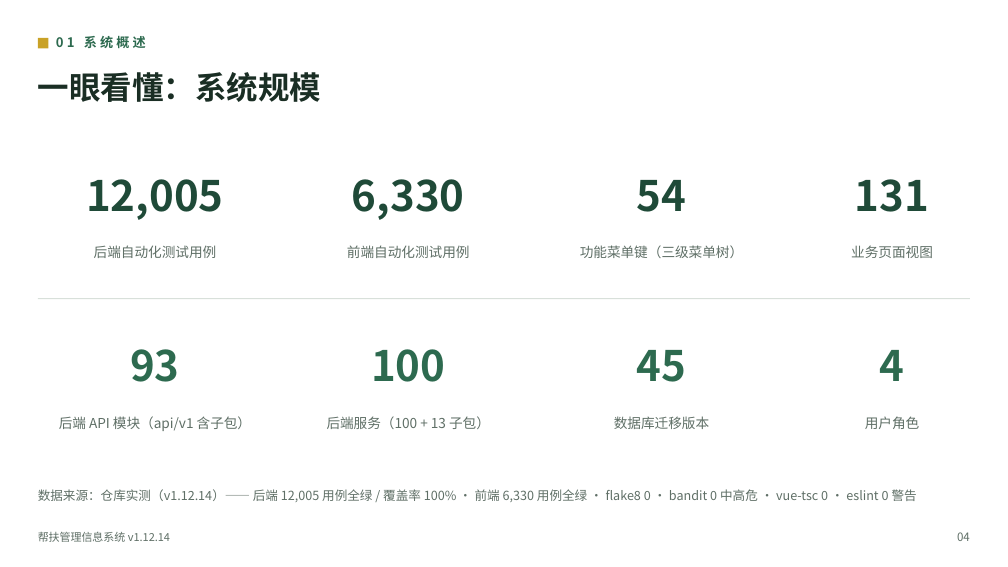
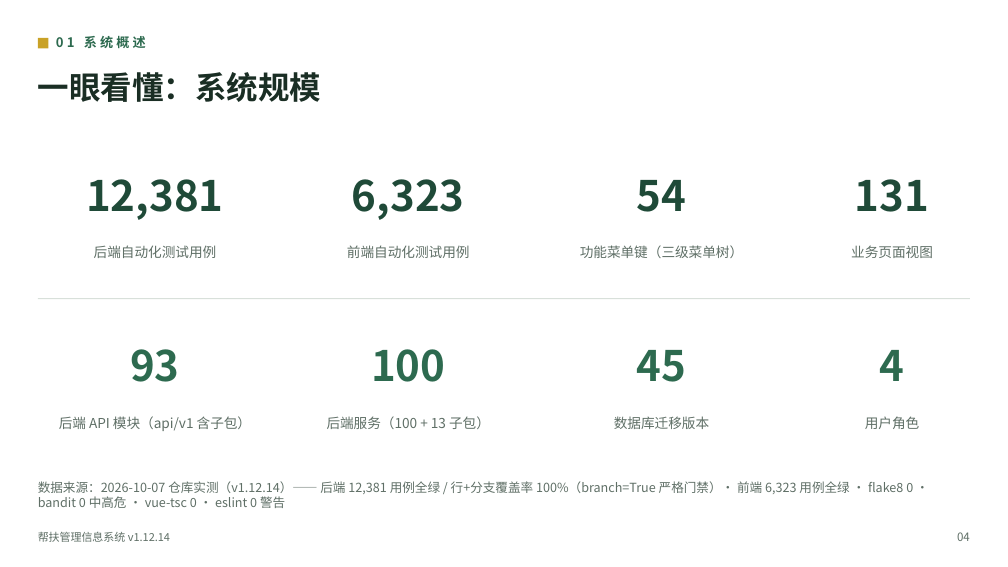
Before and after one commit to lzh745200/MRRS, a slide deck: slide 6 of docs/帮扶管理信息系统介绍.pptx. Drawn at 1008x567 pixels with LibreOffice and Linux fonts; fonts in the diff are those of the drawing. Boxes give left, top, right and bottom in pixels: in the first picture for what was removed or moved away, otherwise in the second. Text is boxed around its words. In the diff, an @@ line names an element or a change of style, - is before the commit and + after.

Commit message:
docs: 文档与 PPT 全量同步至 2026-10-07 实测口径（分支覆盖 100% 门禁上线）
- 用例口径：后端 12,381（collect 实测，621 文件）/ 前端 6,323（299 文件，
  三片分片全量实测 2148+1966+2209，0 skip）/ 合计 18,704；
- 新增成就：分支覆盖 100% 全局严格门禁（.coveragerc branch=True +
  fail_under=100 + 棘轮基线 100.0；96.70% → 100%，3 个文档化不可达弧
  带理由豁免，CI 双遍 22 分钟通过）；
- 更新范围：README（头部版本 v1.12.12→v1.12.14、徽章、质量表 + 分支覆盖行、
  验证行 2026-10-07）/ 项目文件结构说明.md（5 处）/ docs/build_ppt.js（10 处）
  / AGENTS.md（快速命令注记）/ CHANGELOG.md（新增 [Unreleased] 段落）；
- 重建两份同名 PPTX（md5 一致，854,104B），XML 抽查新数字就位、旧数字 0 命中；
- 流程：工程师寇豆码实现 + 两轮修正，QA 严过关两轮独立复验（路由 NoOne）；
  CHANGELOG 历史段落（1.12.14 及以前）刻意保留旧口径。

```diff
--- a/docs/帮扶管理信息系统介绍.pptx
+++ b/docs/帮扶管理信息系统介绍.pptx
@@ text at [86, 179, 223, 220]: text changed @@
-12,005
+12,381
@@ text at [352, 179, 465, 220]: text changed @@
-6,330
+6,323
@@ text at [38, 481, 913, 508]: text changed @@
-数据来源：仓库实测（v1.12.14）—— 后端 12,005 用例全绿 / 覆盖率 100% · 前端 6,330 用例全绿 · flake8 0 · bandit 0 中高危 · vue-tsc 0 · eslint 0 警告
+数据来源：2026-10-07 仓库实测（v1.12.14）—— 后端 12,381 用例全绿 / 行+分支覆盖率 100%（branch=True 严格门禁）· 前端 6,323 用例全绿 · flake8 0 · bandit 0 中高危 · vue-tsc 0 · eslint 0 警告
```
Also in this commit, not shown: 6 other slides changed, 6 other files.
